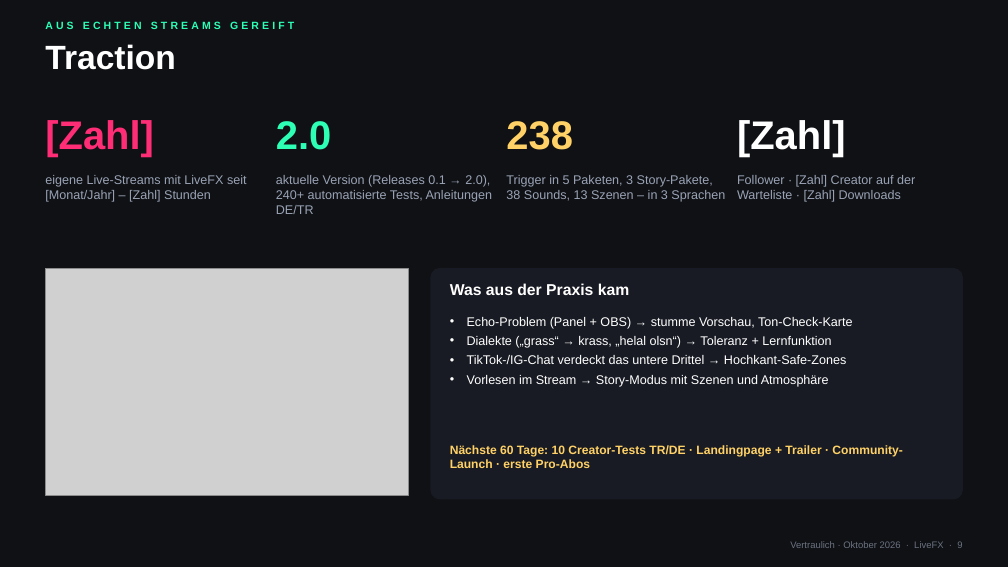
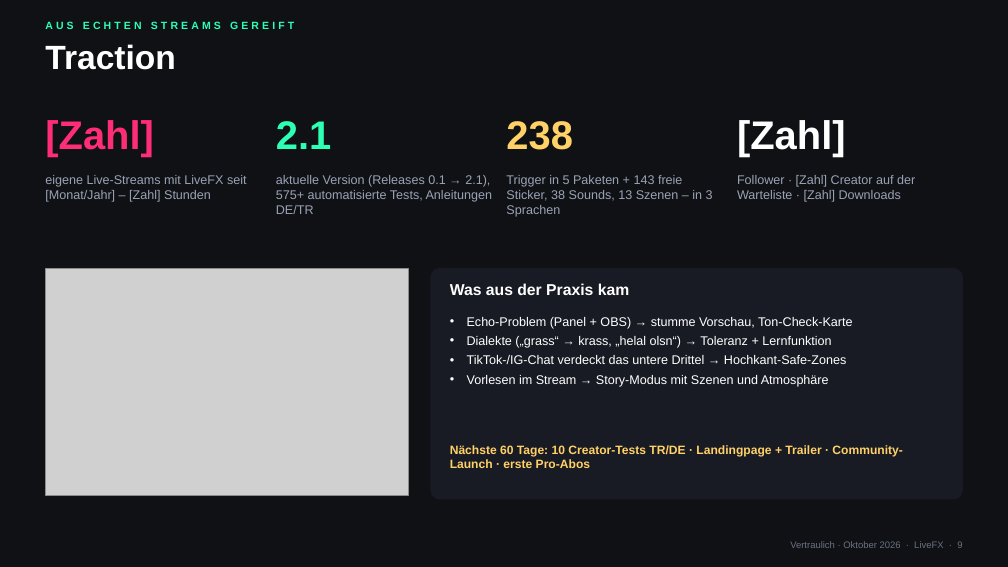
Before and after one commit to fatmaku/Notion, a slide deck: slide 9 of live-fx/business/LiveFX_Pitch.pptx. Drawn at 1008x567 pixels with LibreOffice and Linux fonts; fonts in the diff are those of the drawing; grey boxes stand for pictures. Boxes give left, top, right and bottom in pixels: in the first picture for what was removed or moved away, otherwise in the second. Text is boxed around its words. In the diff, an @@ line names an element or a change of style, - is before the commit and + after.

```diff
--- a/live-fx/business/LiveFX_Pitch.pptx
+++ b/live-fx/business/LiveFX_Pitch.pptx
@@ text at box(276, 121, 331, 149): text changed @@
-2.0
+2.1
@@ text at box(276, 175, 492, 214): text changed @@
-aktuelle Version (Releases 0.1 → 2.0), 240+ automatisierte Tests, Anleitungen DE/TR
+aktuelle Version (Releases 0.1 → 2.1), 575+ automatisierte Tests, Anleitungen DE/TR
@@ text at box(506, 175, 713, 217): text changed @@
-Trigger in 5 Paketen, 3 Story-Pakete, 38 Sounds, 13 Szenen – in 3 Sprachen
+Trigger in 5 Paketen + 143 freie Sticker, 38 Sounds, 13 Szenen – in 3 Sprachen
```
Also in this commit, not shown: 5 other slides changed, 3 slides added, 1 slide removed, 36 other files.
